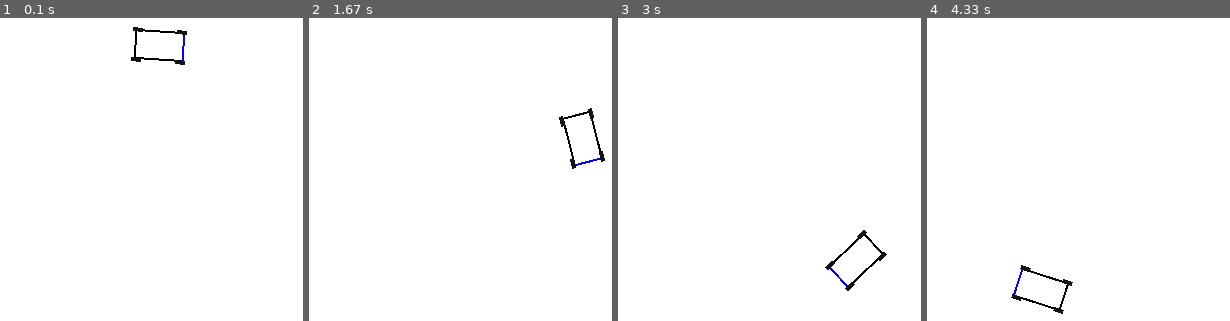
Above: before the commit, frames 1-4 (left to right).
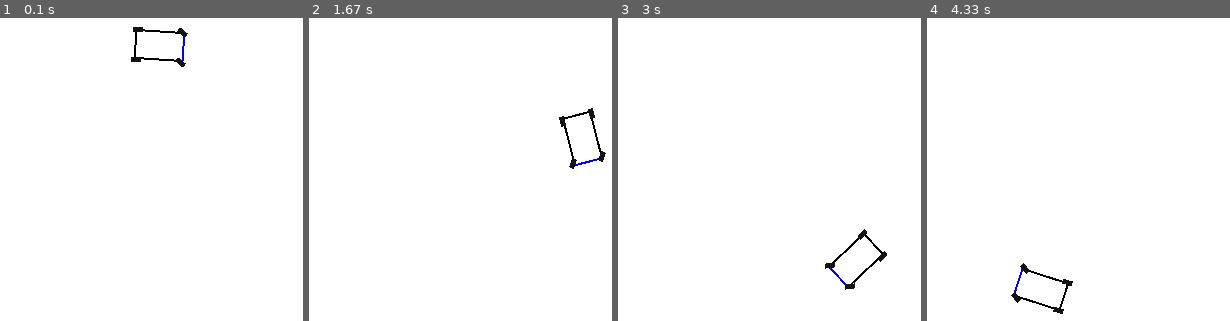
Above: after the commit, the same moments.

Repository: Mateo755/MPPI_Motion_Controller
Game: pygame game, started from main.py
Two runs of this game, one before a commit and one after it. Both use one fixed random seed, a clock stepped at 60 frames per second and the inputs below.
Inputs:
- Up to frame 1 (0.1 s): no input
- Up to frame 2 (1.67 s): no input
- Up to frame 3 (3 s): no input
- Up to frame 4 (4.33 s): no input

The runs differ from the first frame. In frame 1, less than 0.1% of the frame differs, in the area x 43-63%, y 2-17%; in frame 2, less than 0.1%; in frame 3, less than 0.1%, in the area x 68-89%, y 69-91%; in frame 4, less than 0.1%.

Commit message:
Front wheels control

Diff:
--- a/vehicle_sprite.py
+++ b/vehicle_sprite.py
@@ -1,5 +1,9 @@
 import pygame
 import numpy as np
+
+def wrap_angle(angle):
+    # Zmienia kąt, żeby zawsze mieścił się w przedziale [-180, 180]
+    return (angle + 180) % 360 - 180
 
 class VehicleSprite:
     def __init__(self, model, start_pos, scale=50, origin_x=400, origin_y=300):
@@ -24,20 +28,14 @@
         pygame.draw.rect(self.original_body, (0, 0, 0), (0, 0, self.car_width, self.car_height), 2)
 
         # Zaznaczenie przodu auta (prawa krawędź)
-        pygame.draw.line(
-            self.original_body,
-            (0, 0, 255),
-            (self.car_width - 2, 0),
-            (self.car_width - 2, self.car_height),
-            2
-        )
+        pygame.draw.line(self.original_body, (0, 0, 255), (self.car_width - 2, 0), (self.car_width - 2, self.car_height), 2)
 
         self.body_image = self.original_body.copy()
         self.body_rect = self.body_image.get_rect(center=start_pos)
 
         # Koła – przygotuj wycentrowany prostokąt
         self.wheel_width = 12
-        self.wheel_height = 6
+        self.wheel_height = 7
         self.wheel_surf = pygame.Surface((self.wheel_width, self.wheel_height), pygame.SRCALPHA)
         wheel_rect = self.wheel_surf.get_rect()
         pygame.draw.rect(self.wheel_surf, (20, 20, 20), wheel_rect.inflate(-2, -2))
@@ -59,7 +57,7 @@
         # Pozycja i orientacja korpusu
         x = self.origin_x + self.state[0] * self.scale
         y = self.origin_y + self.state[1] * self.scale
-        car_angle = -np.degrees(self.state[2])
+        car_angle = wrap_angle(-np.degrees(self.state[2]))
 
         # Obrót korpusu
         self.body_image = pygame.transform.rotate(self.original_body, car_angle)
@@ -67,6 +65,10 @@
 
         # --- KOŁA ---
         self.wheels = []
+        # Oblicz kąt dla przednich kół (skręt) – zależny od sterowania (delta)
+        delta_deg = -np.degrees(self.state[6])  # skręt w stopniach dla przednich kół
+
+        #steering_factor = 0.001  # Współczynnik ograniczający skręt
 
         theta = self.state[2]  # obrót korpusu w radianach
         R = np.array([
@@ -80,8 +82,9 @@
             wheel_x = x + rotated_offset[0]
             wheel_y = y + rotated_offset[1]
 
-            # Obrót koła = obrót korpusu
-            local_wheel_angle = car_angle
+            # Obrót tylnich kół = obrót korpusu / Przednie koła skręcają się o delta
+            local_wheel_angle = (car_angle + delta_deg) if key in ("FL", "FR") else car_angle
+            #print(local_wheel_angle)
             rotated_wheel = pygame.transform.rotate(self.wheel_surf, local_wheel_angle)
             rect = rotated_wheel.get_rect()
             rect.center = (wheel_x, wheel_y)
